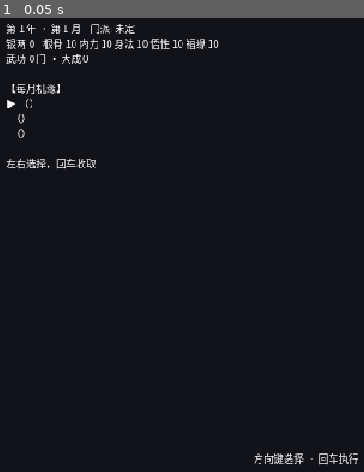
Above: before the commit, frame 1.
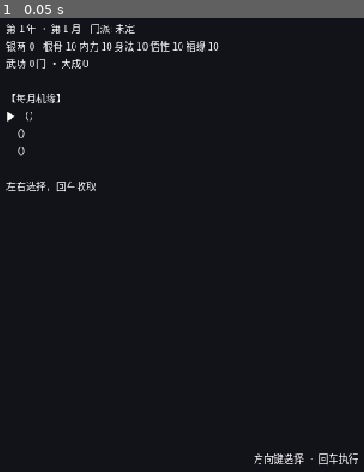
Above: after the commit, the same moment.

Repository: linxuhao/jinyong-heroes
Game: Godot game, scene res://scenes/segments/cultivation.tscn
Two runs of this game, one before a commit and one after it. Both use one fixed random seed, a clock stepped at 60 frames per second and the inputs below. This scene is started directly instead of the project's main scene. Sound files missing from this copy of the repository are replaced by a short silence.
Inputs:
- Up to frame 1 (0.05 s): no input

The runs differ from the first frame. In frame 1, 1.9% of the frame differs, in the area x 1-61%, y 4-39%.
Error in both runs: Invalid access to property or key 'economy' on a base object of type 'Dictionary'. (res://scripts/autoload/save_manager.gd:254)

Commit message:
dpe_game/t_impl: fix_segment_screens_render_nothing [jinyong-spine] (9 file(s))

Diff:
--- a/scenes/segments/cultivation.tscn
+++ b/scenes/segments/cultivation.tscn
@@ -1,6 +1,9 @@
-[gd_scene load_steps=2 format=3]
+[gd_scene load_steps=3 format=3]
 
 [ext_resource type="Script" path="res://scripts/segments/cultivation.gd" id="1"]
+
+[sub_resource type="StyleBoxFlat" id="StyleBoxFlat_backdrop"]
+bg_color = Color(0.07, 0.07, 0.1, 1)
 
 [node name="CultivationScreen" type="Control"]
 anchors_preset = 15
@@ -8,13 +11,13 @@
 anchor_bottom = 1.0
 script = ExtResource("1")
 
-[node name="Backdrop" type="ColorRect" parent="."]
+[node name="Backdrop" type="Panel" parent="."]
 anchors_preset = 15
 anchor_right = 1.0
 anchor_bottom = 1.0
-color = Color(0.07, 0.07, 0.1, 1)
+theme_override_styles/panel = SubResource("StyleBoxFlat_backdrop")
 
-[node name="BodyLabel" type="RichTextLabel" parent="."]
+[node name="BodyLabel" type="Label" parent="."]
 anchors_preset = 8
 anchor_left = 0.5
 anchor_top = 0.5
@@ -24,7 +27,9 @@
 offset_top = -220.0
 offset_right = 360.0
 offset_bottom = 220.0
-bbcode_enabled = true
+autowrap_mode = 3
+clip_text = false
+text_overrun_behavior = 0
 text = ""
 
 [node name="HintLabel" type="Label" parent="."]
--- a/scenes/segments/ending.tscn
+++ b/scenes/segments/ending.tscn
@@ -1,6 +1,9 @@
-[gd_scene load_steps=2 format=3]
+[gd_scene load_steps=3 format=3]
 
 [ext_resource type="Script" path="res://scripts/segments/ending.gd" id="1"]
+
+[sub_resource type="StyleBoxFlat" id="StyleBoxFlat_backdrop"]
+bg_color = Color(0.07, 0.07, 0.1, 1)
 
 [node name="EndingScreen" type="Control"]
 anchors_preset = 15
@@ -8,13 +11,13 @@
 anchor_bottom = 1.0
 script = ExtResource("1")
 
-[node name="Backdrop" type="ColorRect" parent="."]
+[node name="Backdrop" type="Panel" parent="."]
 anchors_preset = 15
 anchor_right = 1.0
 anchor_bottom = 1.0
-color = Color(0.07, 0.07, 0.1, 1)
+theme_override_styles/panel = SubResource("StyleBoxFlat_backdrop")
 
-[node name="BodyLabel" type="RichTextLabel" parent="."]
+[node name="BodyLabel" type="Label" parent="."]
 anchors_preset = 8
 anchor_left = 0.5
 anchor_top = 0.5
@@ -24,7 +27,9 @@
 offset_top = -200.0
 offset_right = 320.0
 offset_bottom = 200.0
-bbcode_enabled = true
+autowrap_mode = 3
+clip_text = false
+text_overrun_behavior = 0
 text = ""
 
 [node name="HintLabel" type="Label" parent="."]
--- a/scenes/segments/map.tscn
+++ b/scenes/segments/map.tscn
@@ -1,6 +1,9 @@
-[gd_scene load_steps=2 format=3]
+[gd_scene load_steps=3 format=3]
 
 [ext_resource type="Script" path="res://scripts/segments/map.gd" id="1"]
+
+[sub_resource type="StyleBoxFlat" id="StyleBoxFlat_backdrop"]
+bg_color = Color(0.07, 0.07, 0.1, 1)
 
 [node name="MapScreen" type="Control"]
 anchors_preset = 15
@@ -8,14 +11,14 @@
 anchor_bottom = 1.0
 script = ExtResource("1")
 
-[node name="Backdrop" type="ColorRect" parent="."]
+[node name="Backdrop" type="Panel" parent="."]
 anchors_preset = 15
 anchor_right = 1.0
 anchor_bottom = 1.0
 mouse_filter = 2
-color = Color(0.07, 0.07, 0.1, 1)
+theme_override_styles/panel = SubResource("StyleBoxFlat_backdrop")
 
-[node name="BodyLabel" type="RichTextLabel" parent="."]
+[node name="BodyLabel" type="Label" parent="."]
 anchors_preset = 8
 anchor_left = 0.5
 anchor_top = 0.5
@@ -26,7 +29,9 @@
 offset_right = 320.0
 offset_bottom = 200.0
 mouse_filter = 2
-bbcode_enabled = true
+autowrap_mode = 3
+clip_text = false
+text_overrun_behavior = 0
 text = ""
 
 [node name="HintLabel" type="Label" parent="."]
--- a/scripts/segments/creation.gd
+++ b/scripts/segments/creation.gd
@@ -147,7 +147,7 @@
 
 
 func _render() -> void:
-	var body: RichTextLabel = get_node_or_null("BodyLabel") as RichTextLabel
+	var body: Label = get_node_or_null("BodyLabel") as Label
 	if body == null:
 		return
 	var text: String = ""
--- a/scripts/segments/cultivation.gd
+++ b/scripts/segments/cultivation.gd
@@ -527,7 +527,7 @@
 
 
 func _render() -> void:
-	var body: RichTextLabel = get_node_or_null("BodyLabel") as RichTextLabel
+	var body: Label = get_node_or_null("BodyLabel") as Label
 	if body == null:
 		return
 	var text: String = "第 %d 年 · 第 %d 月    门派: %s\n" % [year, month, _sect_display()]
--- a/scripts/segments/ending.gd
+++ b/scripts/segments/ending.gd
@@ -29,7 +29,7 @@
 
 
 func _render() -> void:
-	var body: RichTextLabel = get_node_or_null("BodyLabel") as RichTextLabel
+	var body: Label = get_node_or_null("BodyLabel") as Label
 	if body == null:
 		return
 	var def: Dictionary = MapData.ending_def(tier)
--- a/scripts/segments/map.gd
+++ b/scripts/segments/map.gd
@@ -86,7 +86,7 @@
 
 
 func _render() -> void:
-	var body: RichTextLabel = get_node_or_null("BodyLabel") as RichTextLabel
+	var body: Label = get_node_or_null("BodyLabel") as Label
 	if body == null:
 		return
 	var text: String = "【江湖行路】\n\n"
--- a/scripts/segments/sect_select.gd
+++ b/scripts/segments/sect_select.gd
@@ -41,7 +41,7 @@
 
 
 func _render() -> void:
-	var body: RichTextLabel = get_node_or_null("BodyLabel") as RichTextLabel
+	var body: Label = get_node_or_null("BodyLabel") as Label
 	if body == null:
 		return
 	var text: String = "【拜入门派】\n\n"
Not shown, changed: playtest_spec.yaml
